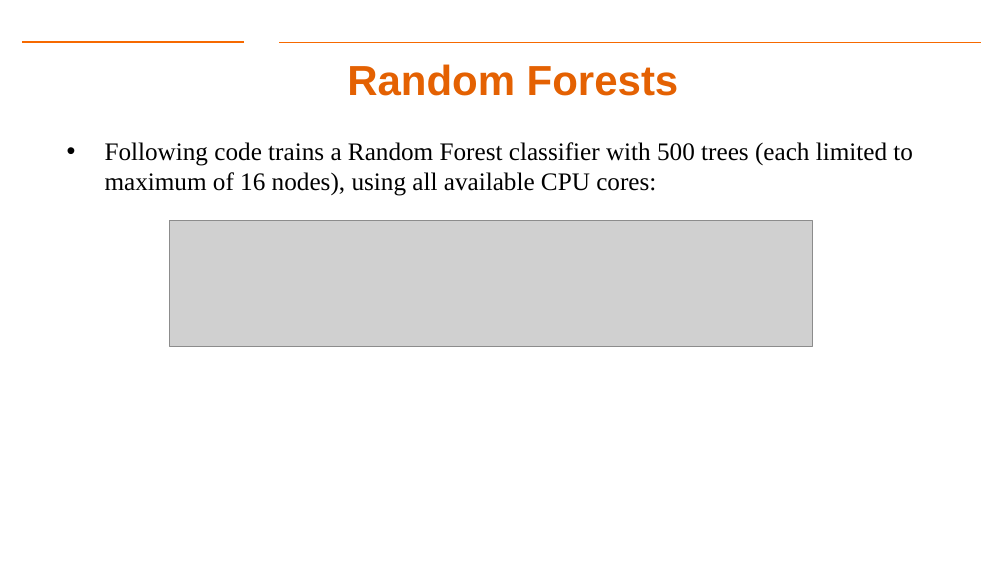
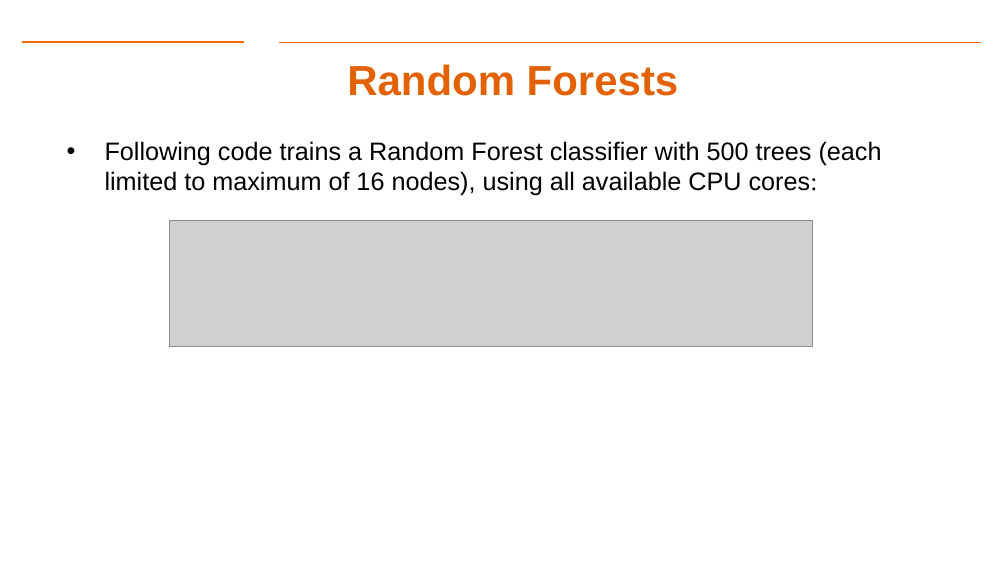
Before and after one commit to gk5951/RIT-DSCI-633-FDS, a slide deck: slide 6 of Syllabus/Lecture11/Lec11.pptx. Drawn at 1008x567 pixels with LibreOffice and Linux fonts; fonts in the diff are those of the drawing; grey boxes stand for pictures; background and template pictures are left out. Boxes give left, top, right and bottom in pixels: in the first picture for what was removed or moved away, otherwise in the second. Text is boxed around its words. In the diff, an @@ line names an element or a change of style, - is before the commit and + after.

```diff
--- a/Syllabus/Lecture11/Lec11.pptx
+++ b/Syllabus/Lecture11/Lec11.pptx
@@ text "Following code trains a Random ..." at <box>105,141,882,196</box>: font Times New Roman to Arial @@
```
Also in this commit, not shown: 1 other slide changed, 2 other files.
